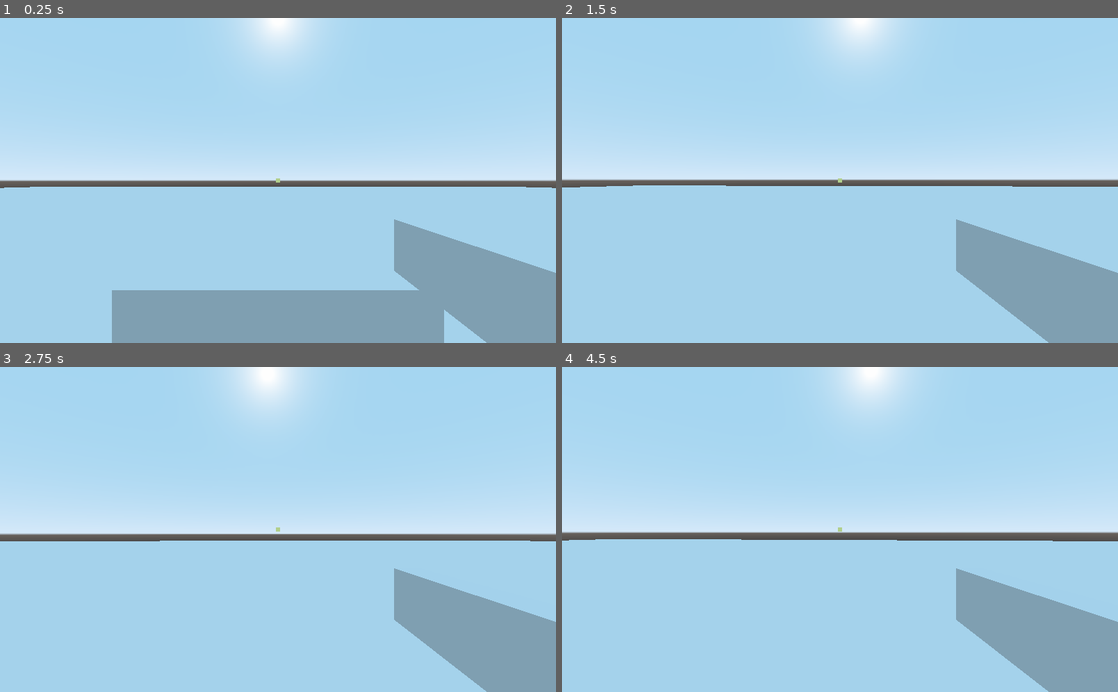
Above: before the commit, frames 1-4 (two rows, left to right).
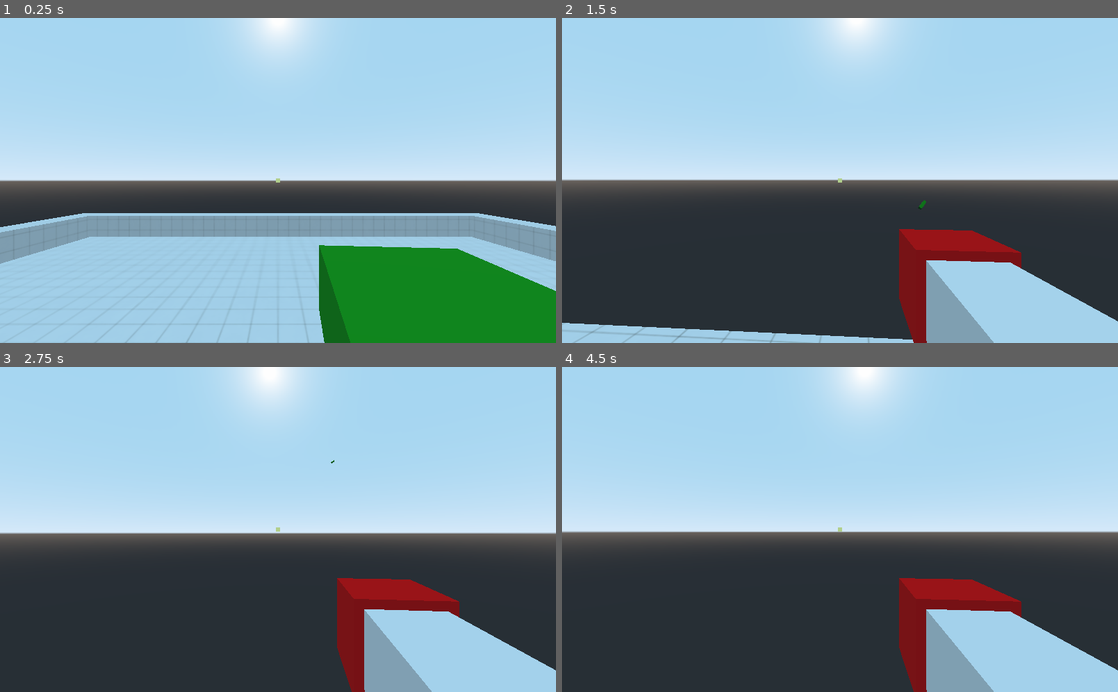
Above: after the commit, the same moments.

Repository: Boyquotes/OutOfOrderGame
Game: Godot game, scene res://main.tscn
Same seed, same stepped clock (60 frames per second), same inputs: the game is played once before the commit and once after it.
Inputs (mouse positions are in pixels of both pictures, inside the frame that each line leads up to):
- Up to frame 1 (0.25 s): no input
- Up to frame 2 (1.5 s): tap Enter at 0.5 s; move the mouse to (867, 180) at 0.52 s; press the mouse at (867, 180) at 0.53 s; hold W (move_forward) from 0.53 s (still down); tap Space (jump) at 0.77, 1.07 s; tap Q (drop, bound only after the commit) at 0.8, 1.35 s; move the mouse to (812, 180) at 1.27 s; release the mouse at (812, 180) at 1.28 s
- Up to frame 3 (2.75 s): keep holding W (move_forward); tap Space (jump) at 1.52, 1.82, 2 s; tap E (interact, bound only after the commit) at 1.55, 2.1 s; move the mouse to (289, 523) at 2.02 s; hold Space (jump) from 2.03 s (still down)
- Up to frame 4 (4.5 s): keep holding W (move_forward); move the mouse to (834, 536) at 2.77 s; release Space (jump) at 2.78 s; tap Space (jump) at 2.85, 3.02, 3.32, 3.77, 4.07 s; click (834, 536) at 3.05 s; move the mouse to (878, 532) at 3.52 s; press the mouse at (878, 532) at 3.53 s; tap Q (drop, bound only after the commit) at 3.8, 4.35 s; tap Enter at 4.25 s; move the mouse to (795, 526) at 4.27 s; release the mouse at (795, 526) at 4.28 s

The runs differ from the first frame. In frame 1, 34% of the frame differs, in the area x 0-100%, y 51-100%; in frame 2, 45%; in frame 3, 45%; in frame 4, 46%, in the area x 0-100%, y 50-100%.
Error before the commit: Attempt to call function 'add_child' in base 'null instance' on a null instance. (res://player.gd:91)

Commit message:
Adding gun delay

Diff:
--- /dev/null
+++ b/EmptyHand.tscn
@@ -0,0 +1,23 @@
+[gd_scene load_steps=4 format=2]
+
+[sub_resource type="CubeMesh" id=1]
+size = Vector3( 0.1, 0.1, 0.25 )
+
+[sub_resource type="CubeMesh" id=2]
+size = Vector3( 0.125, 0.125, 0.125 )
+
+[sub_resource type="SpatialMaterial" id=3]
+albedo_color = Color( 0.937255, 0.0235294, 0.0235294, 1 )
+
+[node name="EmptyHand" type="Spatial"]
+
+[node name="MeshInstance" type="MeshInstance" parent="."]
+mesh = SubResource( 1 )
+skeleton = NodePath("../../..")
+material/0 = null
+
+[node name="MeshInstance2" type="MeshInstance" parent="."]
+transform = Transform( 1, 0, 0, 0, 1, 0, 0, 0, 1, 0, 0, -0.15 )
+mesh = SubResource( 2 )
+skeleton = NodePath("../../..")
+material/0 = SubResource( 3 )
--- /dev/null
+++ b/Guns/gun.gd
@@ -0,0 +1,40 @@
+extends RigidBody
+
+export var _throw_strength: float = 15.0
+
+export var _delay: float = 1
+
+var _can_shoot: bool
+var _dropped: bool = false
+var _bullet_hole: Object = preload("res://bulletHole.tscn")
+
+
+func _process(delta) -> void:
+	if _dropped == true:
+		apply_impulse(transform.basis.z, -transform.basis.z * _throw_strength)
+		_dropped = false
+
+
+#Adds the given bullet hole texture to the given object normal to the surface
+func add_bullet_hole(target,raycast) -> void:
+	var bullet_child: Object = _bullet_hole.instance()
+	var surface_direction_up: Vector3 = Vector3(0, 1, 0)
+	var surface_direction_down: Vector3 = Vector3(0, -1, 0)
+
+	target.add_child(bullet_child)
+	bullet_child.global_transform.origin = raycast.get_collision_point()
+
+	if raycast.get_collision_normal() == surface_direction_up:
+		bullet_child.look_at(raycast.get_collision_point() + raycast.get_collision_normal(), Vector3.RIGHT)
+	elif raycast.get_collision_normal() == surface_direction_down:
+		bullet_child.look_at(raycast.get_collision_point() + raycast.get_collision_normal(), Vector3.RIGHT)
+	else:
+		bullet_child.look_at(raycast.get_collision_point() + raycast.get_collision_normal(), Vector3.DOWN)
+
+
+
+
+func shoot(target, raycast) -> void:
+	if _can_shoot == true:
+		add_bullet_hole(target,raycast)
+		_can_shoot = false
--- /dev/null
+++ b/Guns/gunTemplate.tscn
@@ -0,0 +1,27 @@
+[gd_scene load_steps=5 format=2]
+
+[ext_resource path="res://Guns/gun.gd" type="Script" id=1]
+
+[sub_resource type="BoxShape" id=1]
+
+[sub_resource type="CubeMesh" id=2]
+size = Vector3( 0.2, 0.1, 0.75 )
+
+[sub_resource type="SpatialMaterial" id=3]
+albedo_color = Color( 0.921569, 0.313726, 0.313726, 1 )
+
+[node name="gunName" type="RigidBody"]
+script = ExtResource( 1 )
+
+[node name="CollisionShape" type="CollisionShape" parent="."]
+transform = Transform( 0.1, 0, 0, 0, 0.05, 0, 0, 0, 0.375, 0, 0, 0 )
+shape = SubResource( 1 )
+
+[node name="MeshInstance" type="MeshInstance" parent="."]
+mesh = SubResource( 2 )
+skeleton = NodePath("../..")
+material/0 = SubResource( 3 )
+
+[node name="Timer" type="Timer" parent="."]
+
+[connection signal="timeout" from="Timer" to="." method="_on_Timer_timeout"]
--- /dev/null
+++ b/Guns/pistol.gd
@@ -0,0 +1,16 @@
+extends "res://Guns/gun.gd"
+
+#func _ready():
+#	set_can_shoot(true)
+#	print(_can_shoot)
+#
+#func shoot(target,raycast) -> void:
+#	var timer: Node = get_node(_timer)
+#	timer.set_one_shot(true)
+#	print(_can_shoot)
+#	if _can_shoot == true:
+#		add_bullet_hole(target,raycast)
+#		#_can_shoot = false
+#		timer.set_wait_time(_delay)
+#		timer.start()
+#		print (get_node(_timer).get_time_left())
--- /dev/null
+++ b/Guns/pistol.tscn
@@ -0,0 +1,24 @@
+[gd_scene load_steps=5 format=2]
+
+[ext_resource path="res://Guns/gun.gd" type="Script" id=1]
+
+[sub_resource type="BoxShape" id=1]
+
+[sub_resource type="CubeMesh" id=2]
+size = Vector3( 0.2, 0.1, 0.3 )
+
+[sub_resource type="SpatialMaterial" id=3]
+albedo_color = Color( 0.0627451, 0.635294, 0.0745098, 1 )
+
+[node name="pistol" type="RigidBody"]
+script = ExtResource( 1 )
+_delay = 2.0
+
+[node name="CollisionShape" type="CollisionShape" parent="."]
+transform = Transform( 0.1, 0, 0, 0, 0.05, 0, 0, 0, 0.15, 0, 0, 0 )
+shape = SubResource( 1 )
+
+[node name="MeshInstance" type="MeshInstance" parent="."]
+mesh = SubResource( 2 )
+skeleton = NodePath("../..")
+material/0 = SubResource( 3 )
--- /dev/null
+++ b/Guns/pistol2.tscn
@@ -0,0 +1,26 @@
+[gd_scene load_steps=5 format=2]
+
+[ext_resource path="res://Guns/pistol.gd" type="Script" id=1]
+
+[sub_resource type="BoxShape" id=1]
+
+[sub_resource type="CubeMesh" id=2]
+size = Vector3( 0.2, 0.1, 0.3 )
+
+[sub_resource type="SpatialMaterial" id=3]
+albedo_color = Color( 0.0627451, 0.635294, 0.0745098, 1 )
+
+[node name="pistol" type="RigidBody"]
+script = ExtResource( 1 )
+_delay = 2.0
+
+[node name="Timer" type="Timer" parent="."]
+
+[node name="CollisionShape" type="CollisionShape" parent="."]
+transform = Transform( 0.1, 0, 0, 0, 0.05, 0, 0, 0, 0.15, 0, 0, 0 )
+shape = SubResource( 1 )
+
+[node name="MeshInstance" type="MeshInstance" parent="."]
+mesh = SubResource( 2 )
+skeleton = NodePath("../..")
+material/0 = SubResource( 3 )
--- /dev/null
+++ b/Guns/rifle.gd
@@ -0,0 +1,10 @@
+extends "res://Guns/gun.gd"
+
+
+#func shoot(target,raycast) -> void:
+#	var timer: Node = get_node(_timer)
+#
+#	if _can_shoot == true:
+#		add_bullet_hole(target,raycast)
+#		#_can_shoot = false
+#		timer.start(_delay)
--- /dev/null
+++ b/Guns/rifle.tscn
@@ -0,0 +1,25 @@
+[gd_scene load_steps=5 format=2]
+
+[ext_resource path="res://Guns/rifle.gd" type="Script" id=1]
+
+[sub_resource type="BoxShape" id=1]
+
+[sub_resource type="CubeMesh" id=2]
+size = Vector3( 0.2, 0.1, 0.75 )
+
+[sub_resource type="SpatialMaterial" id=3]
+albedo_color = Color( 0.921569, 0.313726, 0.313726, 1 )
+
+[node name="rifle" type="RigidBody"]
+script = ExtResource( 1 )
+
+[node name="CollisionShape" type="CollisionShape" parent="."]
+transform = Transform( 0.1, 0, 0, 0, 0.05, 0, 0, 0, 0.375, 0, 0, 0 )
+shape = SubResource( 1 )
+
+[node name="MeshInstance" type="MeshInstance" parent="."]
+mesh = SubResource( 2 )
+skeleton = NodePath("../..")
+material/0 = SubResource( 3 )
+
+[node name="Timer" type="Timer" parent="."]
--- /dev/null
+++ b/Textures/testTexture.tres
@@ -0,0 +1,9 @@
+[gd_resource type="SpatialMaterial" load_steps=2 format=2]
+
+[ext_resource path="res://Textures/Tiles107_2K_Color.jpg" type="Texture" id=1]
+
+[resource]
+flags_world_triplanar = true
+albedo_texture = ExtResource( 1 )
+uv1_scale = Vector3( 0.5, 0.5, 0.5 )
+uv1_triplanar = true
--- a/main.tscn
+++ b/main.tscn
@@ -1,6 +1,8 @@
-[gd_scene load_steps=9 format=2]
+[gd_scene load_steps=6 format=2]
 
 [ext_resource path="res://player.gd" type="Script" id=1]
+[ext_resource path="res://Guns/pistol.tscn" type="PackedScene" id=3]
+[ext_resource path="res://Textures/testTexture.tres" type="Material" id=5]
 
 [sub_resource type="CapsuleShape" id=1]
 radius = 0.33
@@ -8,29 +10,19 @@
 [sub_resource type="CapsuleMesh" id=4]
 radius = 0.33
 
-[sub_resource type="CubeMesh" id=7]
-size = Vector3( 0.05, 0.1, 0.5 )
-
-[sub_resource type="PlaneMesh" id=2]
-size = Vector2( 100, 100 )
-
-[sub_resource type="ConcavePolygonShape" id=6]
-data = PoolVector3Array( 50, 0, 50, -50, 0, 50, 50, 0, -50, -50, 0, 50, -50, 0, -50, 50, 0, -50 )
-
-[sub_resource type="CubeMesh" id=3]
-size = Vector3( 1, 1, 1 )
-
-[sub_resource type="ConcavePolygonShape" id=5]
-data = PoolVector3Array( -0.5, 0.5, 0.5, 0.5, 0.5, 0.5, -0.5, -0.5, 0.5, 0.5, 0.5, 0.5, 0.5, -0.5, 0.5, -0.5, -0.5, 0.5, 0.5, 0.5, -0.5, -0.5, 0.5, -0.5, 0.5, -0.5, -0.5, -0.5, 0.5, -0.5, -0.5, -0.5, -0.5, 0.5, -0.5, -0.5, 0.5, 0.5, 0.5, 0.5, 0.5, -0.5, 0.5, -0.5, 0.5, 0.5, 0.5, -0.5, 0.5, -0.5, -0.5, 0.5, -0.5, 0.5, -0.5, 0.5, -0.5, -0.5, 0.5, 0.5, -0.5, -0.5, -0.5, -0.5, 0.5, 0.5, -0.5, -0.5, 0.5, -0.5, -0.5, -0.5, 0.5, 0.5, 0.5, -0.5, 0.5, 0.5, 0.5, 0.5, -0.5, -0.5, 0.5, 0.5, -0.5, 0.5, -0.5, 0.5, 0.5, -0.5, -0.5, -0.5, 0.5, 0.5, -0.5, 0.5, -0.5, -0.5, -0.5, 0.5, -0.5, 0.5, 0.5, -0.5, -0.5, -0.5, -0.5, -0.5 )
-
 [node name="Main" type="Spatial"]
 
 [node name="Player" type="KinematicBody" parent="."]
 transform = Transform( 1, 0, 0, 0, 1, 0, 0, 0, 1, 0, 0.8, 1.2 )
 script = ExtResource( 1 )
+_world = NodePath("..")
 _camera = NodePath("Camera")
-_raycast = NodePath("Camera/RayCast")
-_mouse_sensitivity = 0.1
+_shoot_raycast = NodePath("Camera/ShootRayCast")
+_interact_raycast = NodePath("Camera/InteractRayCast")
+_hand = NodePath("Camera/Hand")
+_move_speed = 5.0
+_jump_height = 2.0
+_gravity = 0.15
 
 [node name="CollisionShape" type="CollisionShape" parent="Player"]
 transform = Transform( 1, 0, 0, 0, -1.62921e-07, -1, 0, 1, -1.62921e-07, 0, 0, 0 )
@@ -42,35 +34,22 @@
 material/0 = null
 
 [node name="Camera" type="Camera" parent="Player"]
-transform = Transform( 1, 0, 0, 0, 1, 0, 0, 0, 1, 0, 0.5, 0 )
+transform = Transform( 1, 0, 0, 0, 1, 0, 0, 0, 1, 0, 0.5, -0.3 )
 
-[node name="RayCast" type="RayCast" parent="Player/Camera"]
+[node name="ShootRayCast" type="RayCast" parent="Player/Camera"]
 enabled = true
-cast_to = Vector3( 0, 0, -50 )
+cast_to = Vector3( 0, 0, -10 )
 
-[node name="MeshInstance" type="MeshInstance" parent="Player/Camera"]
-transform = Transform( 1, 0, 0, 0, 1, 0, 0, 0, 1, 0.25, -0.125, -0.2 )
-mesh = SubResource( 7 )
-material/0 = null
+[node name="InteractRayCast" type="RayCast" parent="Player/Camera"]
+enabled = true
+cast_to = Vector3( 0, 0, -2 )
+debug_shape_custom_color = Color( 0.243137, 0.0196078, 0.0196078, 1 )
+debug_shape_thickness = 5
 
-[node name="Ground" type="MeshInstance" parent="."]
-mesh = SubResource( 2 )
-material/0 = null
+[node name="Hand" type="Spatial" parent="Player/Camera"]
+transform = Transform( 0.996195, 0, -0.0871557, 0, 1, 0, 0.0871557, 0, 0.996195, 0.15, -0.15, -0.2 )
 
-[node name="StaticBody" type="StaticBody" parent="Ground"]
-
-[node name="CollisionShape" type="CollisionShape" parent="Ground/StaticBody"]
-shape = SubResource( 6 )
-
-[node name="ScaleCube" type="MeshInstance" parent="."]
-transform = Transform( 1, 0, 0, 0, 1, 0, 0, 0, 1, 0, 0.5, 0 )
-mesh = SubResource( 3 )
-material/0 = null
-
-[node name="StaticBody" type="StaticBody" parent="ScaleCube"]
-
-[node name="CollisionShape" type="CollisionShape" parent="ScaleCube/StaticBody"]
-shape = SubResource( 5 )
+[node name="pistol" parent="Player/Camera/Hand" instance=ExtResource( 3 )]
 
 [node name="CanvasLayer" type="CanvasLayer" parent="."]
 
@@ -84,3 +63,24 @@
 margin_right = 4.0
 margin_bottom = 4.0
 color = Color( 0.698039, 0.815686, 0.552941, 1 )
+
+[node name="CSGCombiner" type="CSGCombiner" parent="."]
+material_override = ExtResource( 5 )
+use_collision = true
+
+[node name="CSGBox" type="CSGBox" parent="CSGCombiner"]
+transform = Transform( 1.00076, 0, 0, 0, 1.00076, 0, 0, 0, 1.00076, 0.0648499, -0.413861, -0.059818 )
+width = 10.0
+height = 1.0
+depth = 10.0
+
+[node name="CSGBox" type="CSGBox" parent="CSGCombiner/CSGBox"]
+transform = Transform( 1, 0, 0, 0, 1, 0, 0, 0, 1, 0, 0.25, 0 )
+operation = 2
+width = 9.0
+height = 0.5
+depth = 9.0
+
+[node name="DirectionalLight" type="DirectionalLight" parent="."]
+transform = Transform( 1, 0, 0, 0, -4.37114e-08, 1, 0, -1, -4.37114e-08, 0, 5.10609, 0 )
+visible = false
--- a/player.gd
+++ b/player.gd
@@ -1,7 +1,10 @@
 extends KinematicBody
 
+export var _world: NodePath
 export var _camera: NodePath
-export var _raycast: NodePath
+export var _shoot_raycast: NodePath
+export var _interact_raycast: NodePath
+export var _hand: NodePath
 export var _mouse_sensitivity: float = 0.08
 export var _move_speed: float = 3.0
 export var _jump_height: float = 5.0
@@ -10,17 +13,33 @@
 var _floor_direction: Vector3 = Vector3(0,1,0)
 var _jump_vector: Vector3
 
+var _weapon_to_throw: Object
+var _weapon_to_pickup: Object
+
+var _can_shoot: bool = true
+var _shot_delay: Timer
+
+var _pistol: Object = preload("res://Guns/pistol.tscn")
+var _rifle: Object = preload("res://Guns/rifle.tscn")
+var _empty_hand: Object = preload("res://EmptyHand.tscn")
+
+var _first_punch: bool = false
 
 #Checks mouse movement every frame
 func _ready():
+	add_timer()
 	Input.set_mouse_mode(Input.MOUSE_MODE_CAPTURED)
 
 
-#Handles aiming every frame
+#Handles input based processes every frame
 func _input(event) -> void:
 	aim(event)
-	shoot()
+	atacking()
 
+
+#Handles all non-physics processes every frame
+func _process(delta):
+	pickup_and_drop()
 
 #Handles player physics every frame
 func _physics_process(delta):
@@ -76,26 +95,104 @@
 		get_node(_camera).rotation_degrees.x = clamp(current_tilt, -90, 90)
 
 
-func shoot() -> void:
-	var raycast = get_node(_raycast)
-	var bullet_hole = preload("res://bulletHole.tscn")
+#Handles shooting of the given weapon using raycasts
+func atacking() -> void:
+	var hand: Node = get_node(_hand)
+	var shoot_raycast: Node = get_node(_shoot_raycast)
+	var punch_raycast: Node = get_node(_interact_raycast)
+
+	if Input.is_action_pressed("shoot"):
+		var target: Object
+		var surface_direction_up: Vector3 = Vector3(0, 1, 0)
+		var surface_direction_down: Vector3 = Vector3(0, -1, 0)
+
+		if hand.get_child_count() != 0 && hand.get_child(0).get_name() != "EmptyHand":
+			target = shoot_raycast.get_collider()
+			if target != null:
+				_weapon_to_throw._can_shoot = _can_shoot
+				_weapon_to_throw.shoot(target,shoot_raycast)
+				_can_shoot = false
+				_shot_delay.start(_weapon_to_throw._delay)
+
+		elif hand.get_child_count() != 0:
+			target = punch_raycast.get_collider()
+			if target != null:
+				punch(target,shoot_raycast)
 
 
-	if Input.is_action_pressed("shoot"):
-		var target: Object = raycast.get_collider()
-		var bullet_child = bullet_hole.instance()
-		var surface_direction_up = Vector3(0, 1, 0)
-		var surface_direction_down = Vector3(0, -1, 0)
+func punch(target, raycast) -> void:
+	var bullet_child: Object = preload("res://punchHole.tscn").instance()
+	var surface_direction_up: Vector3 = Vector3(0, 1, 0)
+	var surface_direction_down: Vector3 = Vector3(0, -1, 0)
+
+	target.add_child(bullet_child)
+	bullet_child.global_transform.origin = raycast.get_collision_point()
+
+	if raycast.get_collision_normal() == surface_direction_up:
+		bullet_child.look_at(raycast.get_collision_point() + raycast.get_collision_normal(), Vector3.RIGHT)
+	elif raycast.get_collision_normal() == surface_direction_down:
+		bullet_child.look_at(raycast.get_collision_point() + raycast.get_collision_normal(), Vector3.RIGHT)
+	else:
+		bullet_child.look_at(raycast.get_collision_point() + raycast.get_collision_normal(), Vector3.DOWN)
 
 
-		target.add_child(bullet_child)
-		print (raycast.get_collision_normal())
+#Handles picking up weapons by adding instance to child 0 of hand
+#Handles droping weapons by setting position of old weapon to hand and setting drop to true (in gun script)
+func pickup_and_drop() -> void:
+	var reach: Node = get_node(_interact_raycast)
+	var hand: Node = get_node(_hand)
+	var world: Node = get_node(_world)
+
+	if hand.get_child_count() == 0:
+		hand.add_child(_empty_hand.instance())
+		_first_punch = true
+
+	if reach.is_colliding() && reach.get_collider().get_name() == "pistol":
+		_weapon_to_pickup= _pistol.instance()
+	elif reach.is_colliding() && reach.get_collider().get_name() == "rifle":
+		_weapon_to_pickup = _rifle.instance()
+	else:
+		_weapon_to_pickup = null
+
+	if hand.get_child_count() != 0 && get_child(0) != null:
+
+		if hand.get_child(0).get_name() == "pistol":
+			_weapon_to_throw = _pistol.instance()
+		elif hand.get_child(0).get_name() == "rifle":
+			_weapon_to_throw = _rifle.instance()
+	else:
+		_weapon_to_throw = null
+
+	if Input.is_action_just_pressed("drop") && hand.get_child(0).get_name() != "EmptyHand":
+		if hand.get_child_count() != 0 && hand.get_child(0) != null:
+			world.add_child(_weapon_to_throw)
+			_weapon_to_throw.global_transform = hand.global_transform
+			_weapon_to_throw._dropped = true
+			hand.get_child(0).queue_free()
+
+	if Input.is_action_just_pressed("interact"):
+		if _weapon_to_pickup != null:
+			if hand.get_child_count() != 0 && hand.get_child(0) != null:
+				if hand.get_child(0).get_name() != "EmptyHand":
+					world.add_child(_weapon_to_throw)
+					_weapon_to_throw.global_transform = hand.global_transform
+					_weapon_to_throw._dropped = true
+					hand.get_child(0).queue_free()
+				else:
+					hand.get_child(0).queue_free()
+			reach.get_collider().queue_free()
+			hand.add_child(_weapon_to_pickup)
+			_weapon_to_pickup.rotation = hand.rotation
 
 
-		bullet_child.global_transform.origin = raycast.get_collision_point()
-		if raycast.get_collision_normal() == surface_direction_up:
-			bullet_child.look_at(raycast.get_collision_point() + raycast.get_collision_normal(), Vector3.RIGHT)
-		elif raycast.get_collision_normal() == surface_direction_down:
-			bullet_child.look_at(raycast.get_collision_point() + raycast.get_collision_normal(), Vector3.RIGHT)
-		else:
-			bullet_child.look_at(raycast.get_collision_point() + raycast.get_collision_normal(), Vector3.DOWN)
+func _on_timer_timeout():
+	print("d")
+	_can_shoot = true
+
+
+func add_timer():
+	_can_shoot = true
+	_shot_delay = Timer.new()
+	_shot_delay.set_one_shot(true)
+	_shot_delay.connect("timeout", self, "_on_timer_timeout")
+	add_child(_shot_delay)
--- a/project.godot
+++ b/project.godot
@@ -50,6 +50,16 @@
 "events": [ Object(InputEventMouseButton,"resource_local_to_scene":false,"resource_name":"","device":0,"alt":false,"shi …(212 unchanged characters)…
  ]
 }
+interact={
+"deadzone": 0.5,
+"events": [ Object(InputEventKey,"resource_local_to_scene":false,"resource_name":"","device":0,"alt":false,"shift":false,"control":false,"meta":false,"command":false,"pressed":false,"scancode":69,"physical_scancode":0,"unicode":0,"echo":false,"script":null)
+ ]
+}
+drop={
+"deadzone": 0.5,
+"events": [ Object(InputEventKey,"resource_local_to_scene":false,"resource_name":"","device":0,"alt":false,"shift":false,"control":false,"meta":false,"command":false,"pressed":false,"scancode":81,"physical_scancode":0,"unicode":0,"echo":false,"script":null)
+ ]
+}
 
 [rendering]
 
--- /dev/null
+++ b/punchHole.tscn
@@ -0,0 +1,14 @@
+[gd_scene load_steps=3 format=2]
+
+[sub_resource type="PlaneMesh" id=1]
+size = Vector2( 0.5, 0.5 )
+
+[sub_resource type="SpatialMaterial" id=2]
+albedo_color = Color( 0.152941, 0.921569, 0.580392, 1 )
+
+[node name="Spatial" type="Spatial"]
+
+[node name="MeshInstance" type="MeshInstance" parent="."]
+transform = Transform( 1, 0, 0, 0, -4.37114e-08, 1, 0, -1, -4.37114e-08, -4.96507e-05, -0.00214368, -0.0202642 )
+mesh = SubResource( 1 )
+material/0 = SubResource( 2 )
Binary file added: Textures/Tiles107_2K_Color.jpg
Not shown, added: Textures/Tiles107_2K_Color.jpg.import
Not shown, added: Textures/Tiles107_2K-JPG.usda
Not shown, added: Textures/Tiles107_2K-JPG.usdc
